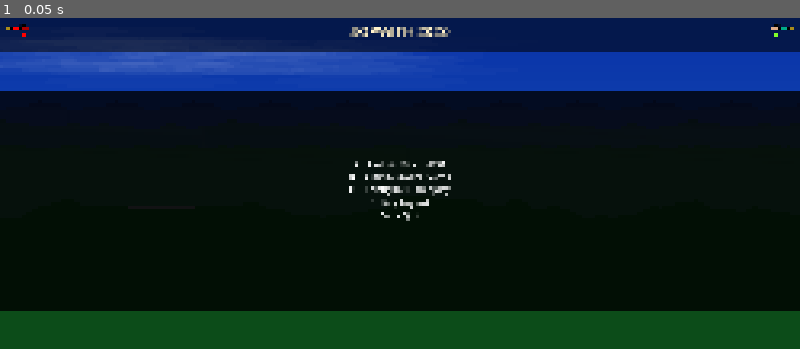
Above: before the commit, frame 1.
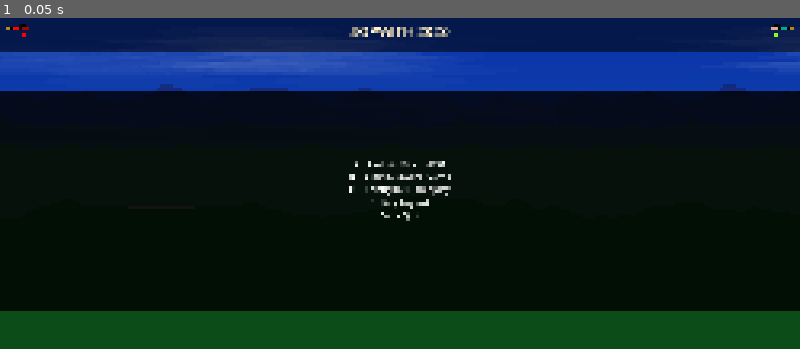
Above: after the commit, the same moment.

Repository: sometimesanotion/godot-sopwith
Game: Godot game, scene res://main.tscn
Two runs of this game, one before a commit and one after it. Both use one fixed random seed, a clock stepped at 60 frames per second and the inputs below. Sound files missing from this copy of the repository are replaced by a short silence.
Inputs:
- Up to frame 1 (0.05 s): no input

The runs differ from the first frame. In frame 1, 0.3% of the frame differs, in the area x 11-100%, y 10-23%.

Commit message:
Corrected background layer drawing

Diff:
--- a/scripts/background.gd
+++ b/scripts/background.gd
@@ -12,11 +12,11 @@
 const COBALT_ALPS_BASE  := Color(0.12, 0.25, 0.55)
 
 ## Layer 2 (Mid): Misty transition hills.
-const MID_MOUNTAIN_CREST := Color(0.10, 0.26, 0.32)
-const MID_MOUNTAIN_BASE  := Color(0.15, 0.30, 0.40)
+const MID_MOUNTAIN_CREST := Color(0.10, 0.26, 0.35)
+const MID_MOUNTAIN_BASE  := Color(0.12, 0.28, 0.40)
 
 ## Layer 3 (Nearest): Foreground backdrop hills.
-const FOREGROUND_HILL_CREST := Color(0.10, 0.30, 0.20)
+const FOREGROUND_HILL_CREST := Color(0.10, 0.32, 0.20)
 const FOREGROUND_HILL_BASE  := Color(0.12, 0.34, 0.24)
 
 const DEFAULT_SNOW_LINE_Y := 600.0
@@ -45,7 +45,16 @@
 const LAYER1_MOTION_SCALE_Y := 0.25
 const LAYER1_BASELINE_Y     := 820.0
 const LAYER1_FLOOR_Y        := 1600.0
-const LAYER1_AMPLITUDE_PX   := 480.0
+# PERIOD is the repeating width of the silhouette (and the parallax mirror
+# distance).  It is its OWN knob — NOT derived from MOTION_SCALE_X — so widening
+# the pattern does not change how fast the layer pans with the camera.  The old
+# value was TERRAIN_LENGTH*MOTION_SCALE_X = 819 px, which tiled ~14× across the
+# background; the wider value below repeats only ~2× and stays seamless.
+const LAYER1_PERIOD         := 6000.0
+# ZOOM: vertical scale of the range.  Larger amplitude = taller, more imposing
+# (more "zoomed-in") alps.  LAYER1_FREQUENCY is the horizontal detail/zoom knob
+# (smaller = broader, smoother mountains).
+const LAYER1_AMPLITUDE_PX   := 500.0
 const LAYER1_FREQUENCY      := 0.0018
 const LAYER1_SEGMENT_PX     := 64.0
 const LAYER1_SEED_SALT      := 201
@@ -57,6 +66,9 @@
 const LAYER2_MOTION_SCALE_Y := 0.35
 const LAYER2_BASELINE_Y     := 820.0
 const LAYER2_FLOOR_Y        := 1600.0
+# Dedicated repeating width (decoupled from motion scale), matching the old
+# TERRAIN_LENGTH*MOTION_SCALE_X = 2457.6 so behaviour is unchanged.
+const LAYER2_PERIOD         := 2457.6
 const LAYER2_AMPLITUDE_PX   := 210.0
 const LAYER2_FREQUENCY      := 0.0028
 const LAYER2_SEGMENT_PX     := 56.0
@@ -68,6 +80,9 @@
 const LAYER3_MOTION_SCALE_Y := 0.5
 const LAYER3_BASELINE_Y     := 800.0
 const LAYER3_FLOOR_Y        := 1600.0
+# Dedicated repeating width (decoupled from motion scale), matching the old
+# TERRAIN_LENGTH*MOTION_SCALE_X = 4915.2 so behaviour is unchanged.
+const LAYER3_PERIOD         := 4915.2
 const LAYER3_AMPLITUDE_PX   := 110.0
 const LAYER3_FREQUENCY      := 0.0035
 const LAYER3_SEGMENT_PX     := 64.0
@@ -78,6 +93,7 @@
 # above so the build loop stays data-driven while tuning stays self-documenting.
 const LAYER_SPECS := [
 	{"salt": LAYER1_SEED_SALT, "scale": LAYER1_MOTION_SCALE_X,
+	 "period": LAYER1_PERIOD,
 	 "v_scale": LAYER1_MOTION_SCALE_Y, "freq": LAYER1_FREQUENCY,
 	 "amp": LAYER1_AMPLITUDE_PX, "base": LAYER1_BASELINE_Y,
 	 "seg": LAYER1_SEGMENT_PX, "floor": LAYER1_FLOOR_Y,
@@ -85,12 +101,14 @@
 	 "grad_crest": COBALT_ALPS_CREST, "grad_base": COBALT_ALPS_BASE,
 	 "snow": true, "snow_line": LAYER1_SNOW_LINE_Y},
 	{"salt": LAYER2_SEED_SALT, "scale": LAYER2_MOTION_SCALE_X,
+	 "period": LAYER2_PERIOD,
 	 "v_scale": LAYER2_MOTION_SCALE_Y, "freq": LAYER2_FREQUENCY,
 	 "amp": LAYER2_AMPLITUDE_PX, "base": LAYER2_BASELINE_Y,
 	 "seg": LAYER2_SEGMENT_PX, "floor": LAYER2_FLOOR_Y,
 	 "gradient": LAYER2_USE_GRADIENT,
 	 "grad_crest": MID_MOUNTAIN_CREST, "grad_base": MID_MOUNTAIN_BASE},
 	{"salt": LAYER3_SEED_SALT, "scale": LAYER3_MOTION_SCALE_X,
+	 "period": LAYER3_PERIOD,
 	 "v_scale": LAYER3_MOTION_SCALE_Y, "freq": LAYER3_FREQUENCY,
 	 "amp": LAYER3_AMPLITUDE_PX, "base": LAYER3_BASELINE_Y,
 	 "seg": LAYER3_SEGMENT_PX, "floor": LAYER3_FLOOR_Y,
@@ -194,7 +212,11 @@
 	for i in range(LAYER_SPECS.size()):
 		var spec: Dictionary = LAYER_SPECS[i]
 		var s: float = spec["scale"]
-		var period := TERRAIN_LENGTH * s
+		# Period is a dedicated knob (decoupled from motion_scale): widening the
+		# silhouette's repeating width must not change how fast the layer pans
+		# with the camera.  Layers without an explicit "period" fall back to the
+		# legacy TERRAIN_LENGTH*scale.
+		var period := float(spec.get("period", TERRAIN_LENGTH * s))
 		var span := _coverage_periods(period)
 		var layer := ParallaxLayer.new()
 		layer.motion_scale = Vector2(s * MOTION_SCALE_X_MUL, spec["v_scale"])
--- a/scripts/bullet.gd
+++ b/scripts/bullet.gd
@@ -2,7 +2,7 @@
 
 var speed: float = 800.0
 var lifetime: float = 2.0
-var damage: float = 10.0
+var damage: float = 20.0
 
 var _bullet_owner: Node = null
 var _range_percent: float = 0.5
--- a/scripts/ground_target.gd
+++ b/scripts/ground_target.gd
@@ -131,8 +131,6 @@
 	if SvgManager and SvgManager.has_sprite(_svg_sprite_name):
 		var draw_rect := SvgManager.calc_draw_rect(polygon_points)
 		SvgManager.draw_sprite_fit(self, _svg_sprite_name, draw_rect)
-		if is_enemy and not is_wreck:
-			_draw_enemy_flag()
 		return
 
 	var color := Color(0.3, 0.3, 0.35)
@@ -156,9 +154,6 @@
 	elif target_type == "building":
 		draw_building_details()
 
-	if is_enemy and not is_wreck:
-		_draw_enemy_flag()
-
 func draw_hangar_details() -> void:
 	draw_line(Vector2(-35, -20), Vector2(-35, -25), Color(0.2, 0.1, 0.1), 2)
 	draw_line(Vector2(0, -30), Vector2(0, -38), Color(0.2, 0.1, 0.1), 2)
@@ -180,25 +175,6 @@
 	draw_rect(Rect2(-22, -35, 44, 5), Color(0.2, 0.2, 0.25))
 	draw_rect(Rect2(-15, -40, 12, 10), Color(0.15, 0.15, 0.2))
 	draw_rect(Rect2(3, -40, 12, 10), Color(0.15, 0.15, 0.2))
-
-func _draw_enemy_flag() -> void:
-	var right_edge := _get_right_edge()
-	var flag_x := right_edge + 5.0
-	var flag_top := -45.0
-	draw_line(Vector2(flag_x, 0), Vector2(flag_x, flag_top), Color(0.6, 0.6, 0.6), 2)
-	var flag_points := PackedVector2Array([
-		Vector2(flag_x, flag_top),
-		Vector2(flag_x + 15, flag_top + 5),
-		Vector2(flag_x, flag_top + 10)
-	])
-	draw_colored_polygon(flag_points, Color(0.8, 0.1, 0.1))
-
-func _get_right_edge() -> float:
-	var max_x := -INF
-	for pt in polygon_points:
-		if pt.x > max_x:
-			max_x = pt.x
-	return max_x
 
 var _last_attacker_player_id: int = 0
 
--- a/scripts/main.gd
+++ b/scripts/main.gd
@@ -323,10 +323,13 @@
 
 	if camera:
 		camera.position = Vector2(PLAYER_SPAWN_X, 400)
-	_create_minimap()
 	_spawn_enemies_and_targets()
 	_create_home_base()
 	_create_enemy_bases()
+	# Built last so the minimap samples terrain only after every runway
+	# (player + all enemy bases via add_runway) has been placed and the
+	# ground points fully regenerated — otherwise it shows a stale snapshot.
+	_create_minimap()
 	if GameManager and biplane and biplane.has_method("get_avatar_data"):
 		var avatar = biplane.get_avatar_data(0)
 		if avatar:
@@ -719,6 +722,8 @@
 	_spawn_enemies_and_targets()
 	_create_home_base()
 	_create_enemy_bases()
+	if minimap_instance and terrain and terrain.has_method("get_ground_points"):
+		minimap_instance.update_terrain(terrain.get_ground_points())
 	if minimap_instance and minimap_instance.has_method("clear"):
 		minimap_instance.clear()
 	if biplane:
--- a/scripts/particles/explosion_debris.gd
+++ b/scripts/particles/explosion_debris.gd
@@ -3,11 +3,11 @@
 ## Spawns on crash/destroy events. Debris fragments collide and can damage other objects.
 
 @export var fragment_count: int = 4
-@export var debris_damage: float = 5.0
+@export var debris_damage: float = 2.0
 @export var debris_lifetime: float = 4.0
 ## Mass (kg) of each debris fragment. Lighter fragments impart less kinetic force
 ## when they strike planes, reducing dramatic bouncing. Lower = gentler impacts.
-@export var debris_mass: float = 0.005
+@export var debris_mass: float = 0.002
 
 const DEBRIS_COLORS := [
 	Color(0.04, 0.015, 0.04),
--- a/scripts/terrain.gd
+++ b/scripts/terrain.gd
@@ -4,7 +4,7 @@
 # --- World layout ---
 const TERRAIN_LENGTH := 16384.0
 const TERRAIN_LOW_BOUND := 3000.0
-const SEGMENT_WIDTH := 32.0
+const SEGMENT_WIDTH := 64.0
 const BASE_Y := 650.0
 
 # --- Runway ---
